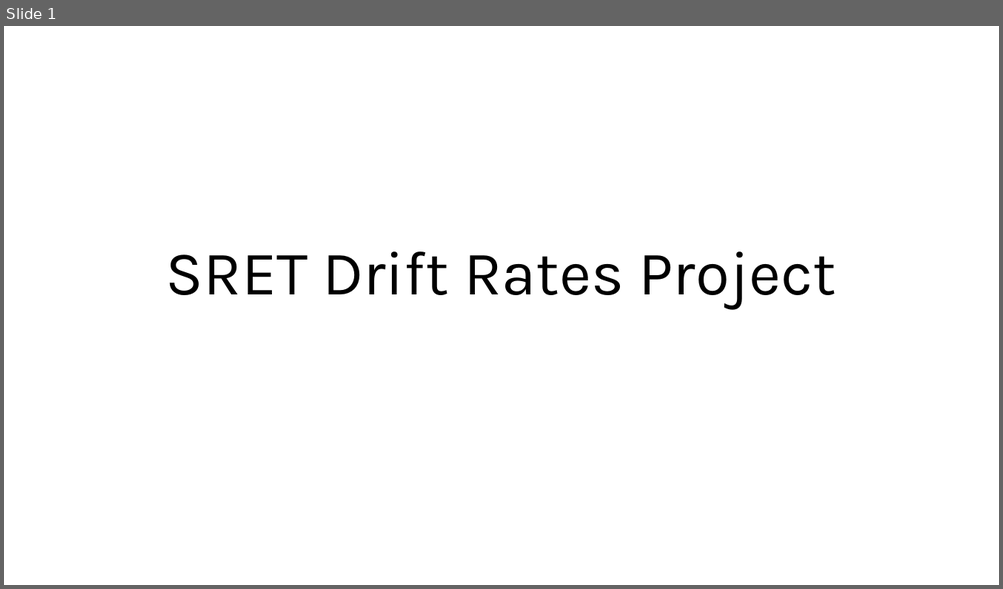
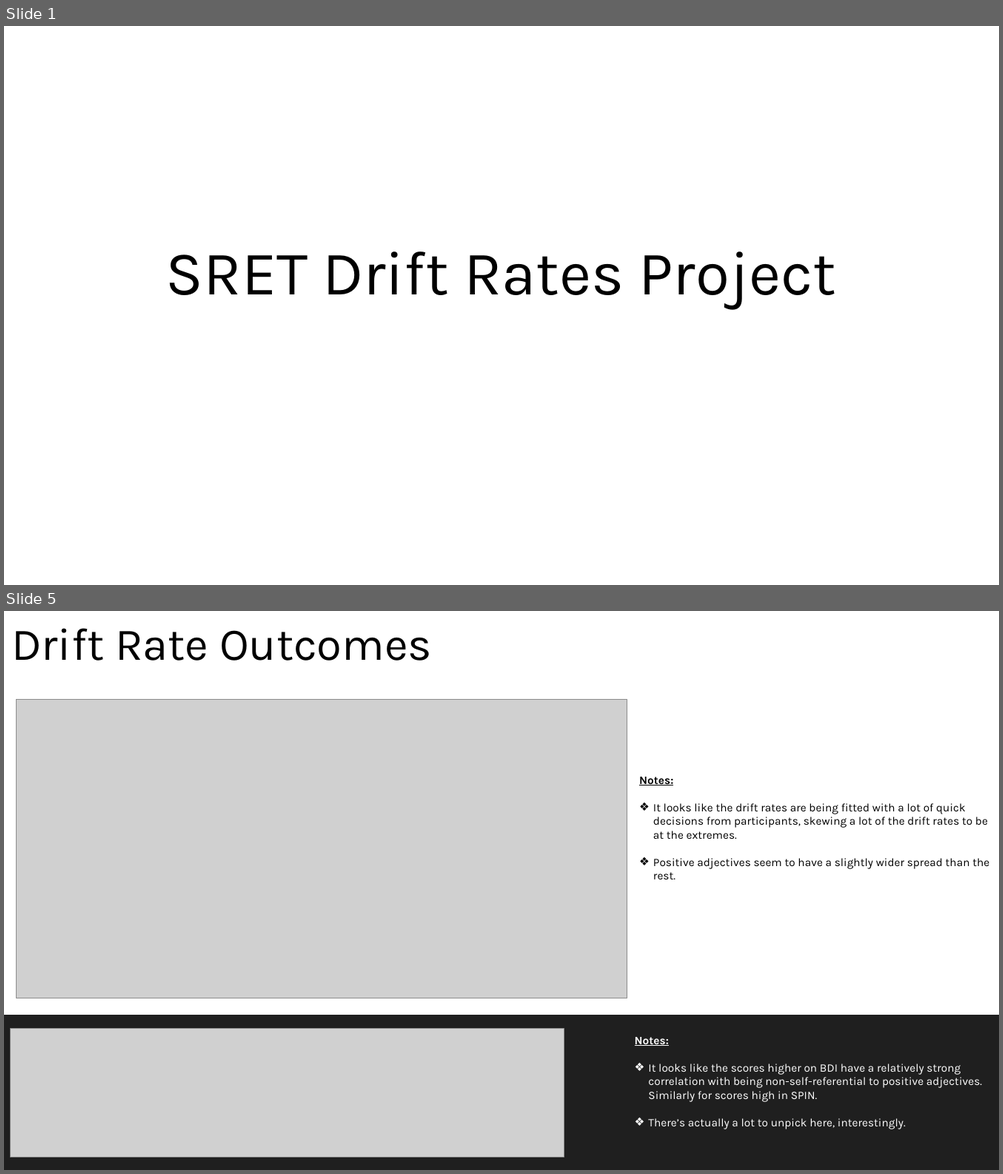
Before and after one commit to sunflowerseed17/SRETDriftRates, a slide deck: Project_Presentation.pptx. Shown one above the other, each under a label of ours: slide 1 before the commit, slides 1 and 5 after it; the slides between them are not shown. The pictures are 1003x589 and 1003x1174 pixels, drawn with LibreOffice and Linux fonts; fonts in the diff are those of the drawing; grey boxes stand for pictures. Boxes give left, top, right and bottom in pixels: in the first picture for what was removed or moved away, otherwise in the second. Text is boxed around its words. In the diff, an @@ line names an element or a change of style, - is before the commit and + after.

```diff
--- a/Project_Presentation.pptx
+++ b/Project_Presentation.pptx
@@ slide 5 added at <box>4,611,999,1170</box>, background #FFFFFF @@
@@ title added at <box>11,628,432,661</box>, 44 pt, text #000000 @@
+Drift Rate Outcomes
@@ picture added at <box>16,699,627,998</box> @@
@@ text added at <box>639,777,989,880</box>, 11 pt, text #000000 @@
+Notes:
+❖ It looks like the drift rates are being fitted with a lot of quick decisions from participants, skewing a lot of the drift rates to be at the extremes.
+❖ Positive adjectives seem to have a slightly wider spread than the rest.
@@ rectangle added at <box>4,1016,999,1170</box>, fill #1F1F1F, outline #1F1F1F 1.5 pt @@
@@ picture added at <box>10,1029,563,1157</box> @@
@@ text added at <box>634,1037,982,1130</box>, 11 pt, text #FFFFFF @@
+Notes:
+❖ It looks like the scores higher on BDI have a relatively strong correlation with being non-self-referential to positive adjectives. Similarly for scores high in SPIN.
+❖ There’s actually a lot to unpick here, interestingly.
```
Also in this commit, not shown: 3 slides changed, 1 slide removed, 1 other file.
